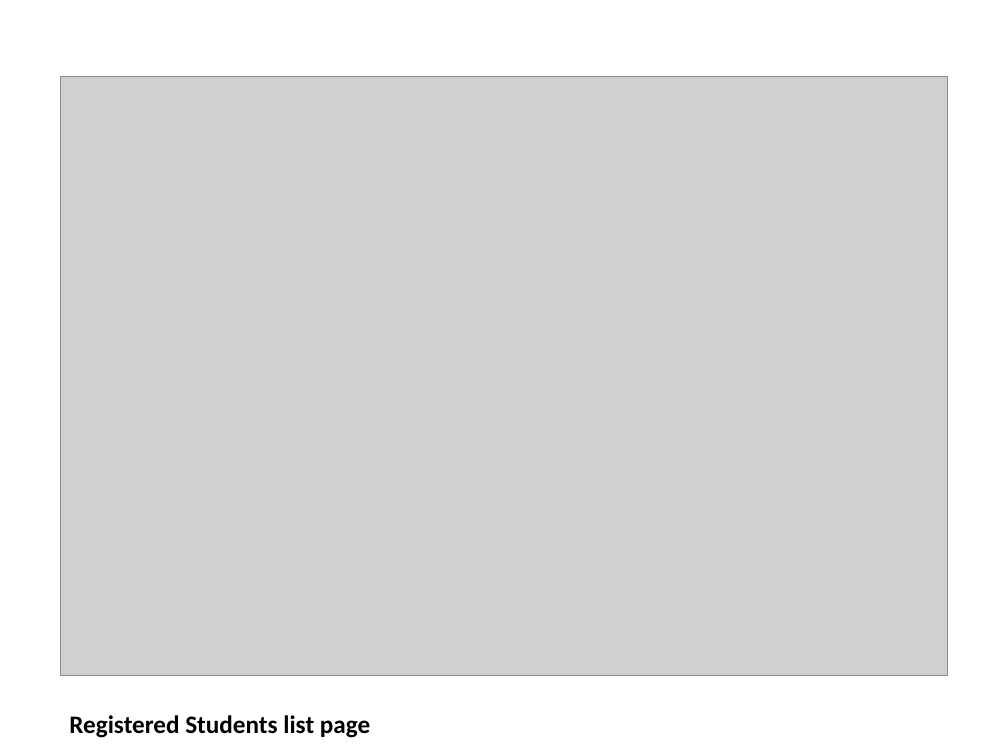
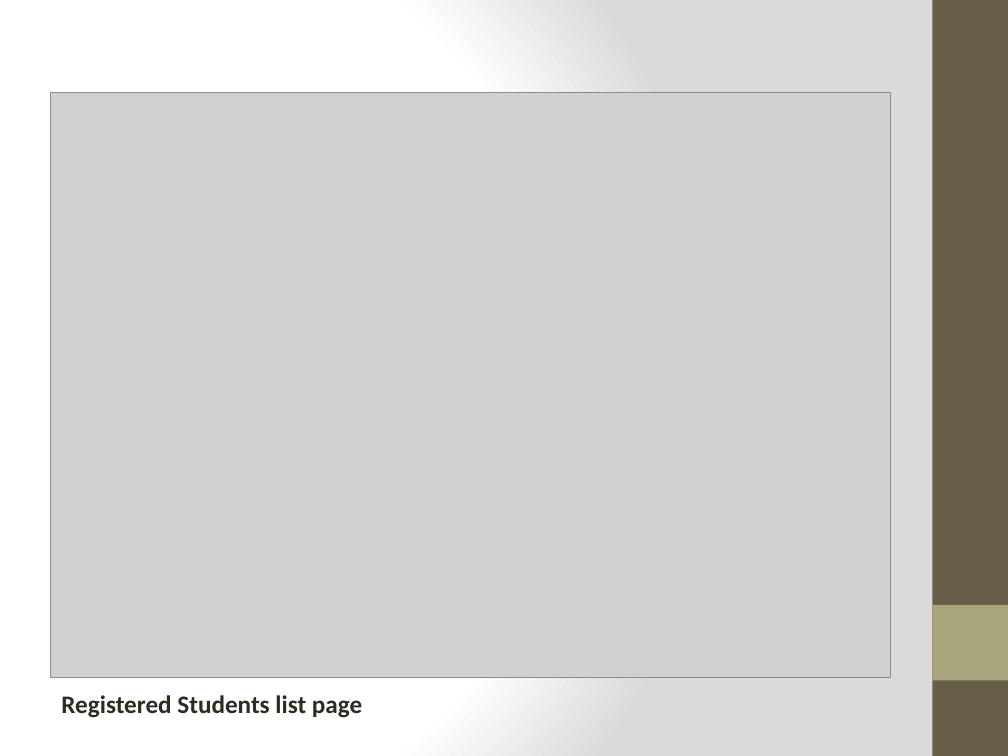
Before and after one commit to abhiyankgoyal/internshipProject, a slide deck: slide 14 of Internship Presentation.pptx (slide 13 before the commit). Drawn at 1008x756 pixels with LibreOffice and Linux fonts; fonts in the diff are those of the drawing; grey boxes stand for pictures; background and template pictures are left out. Boxes give left, top, right and bottom in pixels: in the first picture for what was removed or moved away, otherwise in the second. Text is boxed around its words. In the diff, an @@ line names an element or a change of style, - is before the commit and + after.

```diff
--- a/Internship Presentation.pptx
+++ b/Internship Presentation.pptx
@@ background #FFFFFF to gradient #FFFFFF to #DADADA @@
@@ rectangle added at (932,0,1008,756), fill #675E47 @@
@@ picture: place and size @@
-picture at (60,77,948,675)
+picture at (50,93,890,677)
@@ rectangle added at (932,605,1008,680), fill #A9A57C @@
@@ text "Registered Students list page": place and size @@
-text "Registered Students list page" at (69,715,370,738)
+text "Registered Students list page" at (61,695,362,718)
@@ text "Registered Students list page" at (61,695,362,718): text colour #000000 to #2F2B20 @@
```
Also in this commit, not shown: 16 other slides changed, 6 slides added, 4 slides removed.
